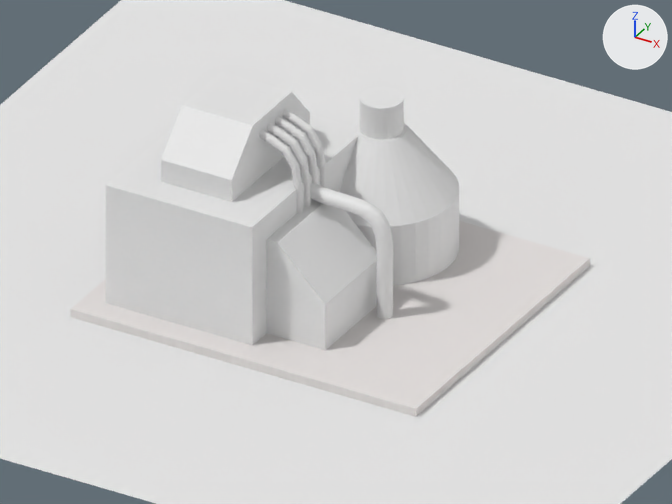
What one commit did to the Blender file image_source/blender/redesign/advanced_factory_schatten.blend.
One viewpoint serves both versions: the file's camera 'Camera'. Arrows for +X, +Y and +Z are at upper right; the lights stay in place.
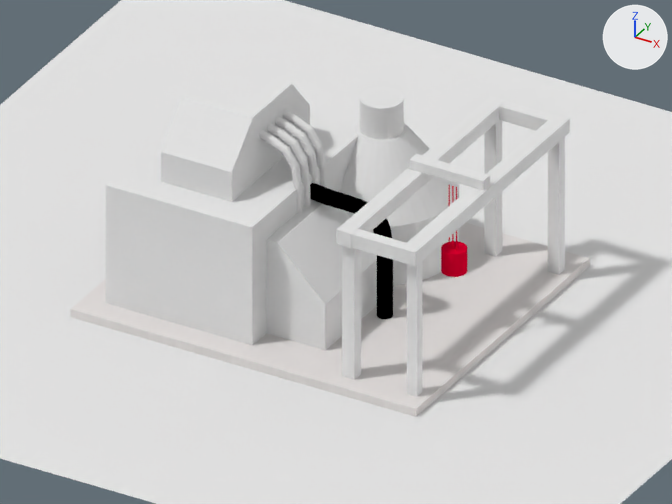
The change in detail:
Material 'Tube2' (mat_tube2) is new.
Its base color is (0.0, 0.0, 0.0) (black #000000).
Material 'CableRed' (mat_cablered) is new.
Its base color is (0.8, 0.0, 0.0297) (red #e70030).
me_cylinder has 20482 vertices, 20480 faces and spans x -1.0..1.0, y -1.0..1.0, z -1.0..1.0.
me_cylinder now uses material mat_tube2 (black #000000).
Mesh me_cylinder_002 is new.
It is a 32-sided cylinder along z spanning x -1.0..1.0, y -1.0..1.0, z -1.0..1.0.
It uses material mat_cablered (red #e70030).
Mesh me_cylinder_005 is new.
It is a 32-sided cylinder along z spanning x -1.0..1.0, y -1.0..1.0, z -1.0..1.0.
It uses material mat_cablered (red #e70030).
Object 'Cube.003' (ob_cube_003) moves from (-0.59, 1.15, 7.8) to (-0.59, 1.15, 7.91).
Object 'Cube.004' (ob_cube_004) is new; it shows a copy of the mesh of ob_cube.
Its location is (2.9, -0.3, 7.19).
Its scale is (0.0733, 0.0693, 1.06).
Object 'Cube.005' (ob_cube_005) is new; it shows a copy of the mesh of ob_cube.
Its location is (1.97, -0.3, 7.19).
Its scale is (0.0917, 0.0866, 1.05).
Object 'Cube.006' (ob_cube_006) is new; it shows a copy of the mesh of ob_cube.
Its location is (1.97, 3.32, 7.19).
Its scale is (0.0852, 0.0805, 1.06).
Object 'Cube.007' (ob_cube_007) is new; it shows a copy of the mesh of ob_cube.
Its location is (2.9, 3.32, 7.19).
Its scale is (0.0816, 0.0771, 1.02).
Object 'Cube.008' (ob_cube_008) is new; it shows a copy of the mesh of ob_cube.
Its location is (1.96, 1.5, 8.3).
Its scale is (0.111, 1.98, 0.104).
Object 'Cube.009' (ob_cube_009) is new; it shows a copy of the mesh of ob_cube.
Its location is (2.9, 1.5, 8.3).
Its scale is (0.11, 1.98, 0.103).
Object 'Cube.010' (ob_cube_010) is new; it shows a copy of the mesh of ob_cube.
Its location is (2.41, 3.39, 8.3).
Its scale is (0.556, 0.0833, 0.099).
Object 'Cube.011' (ob_cube_011) is new; it shows a copy of the mesh of ob_cube.
Its location is (2.41, -0.39, 8.3).
Its scale is (0.556, 0.0833, 0.099).
Object 'Cube.012' (ob_cube_012) is new; it shows a copy of the mesh of ob_cube.
Its location is (2.42, 1.42, 8.47).
Its scale is (0.546, 0.0894, 0.0674).
Object 'Cylinder.006' (ob_cylinder_006) is new; it shows me_cylinder_002.
Its location is (2.5, 1.4, 7.22).
Its scale is (-0.167, -0.167, -0.167).
Object 'Cylinder.009' (ob_cylinder_009) is new; it shows me_cylinder_005.
Its location is (2.5, 1.38, 7.81).
Its scale is (0.00773, 0.00773, 0.505).

Pixel boxes (x1, y1, x2, y2) of what changed, in the pictures (672 x 504 px):
'Cube.003', moved
    before: (161, 71, 310, 202)
    after: (161, 63, 310, 202)
'Cube.009', added
    after: (400, 115, 570, 266)
'Cube.008', added
    after: (336, 96, 506, 248)
'Cylinder.002', recoloured (grey to black)
    both: (310, 183, 393, 319)
'Cube.005', added
    after: (342, 246, 361, 380)
'Cube.007', added
    after: (548, 137, 565, 275)
'Cube.004', added
    after: (407, 261, 422, 397)
'Cube.006', added
    after: (484, 120, 502, 257)
'Cube.012', added
    after: (409, 154, 490, 190)
'Cube.011', added
    after: (352, 229, 406, 262)
'Cube.010', added
    after: (499, 101, 554, 130)
'Cylinder.006', added (red)
    after: (441, 241, 467, 277)
